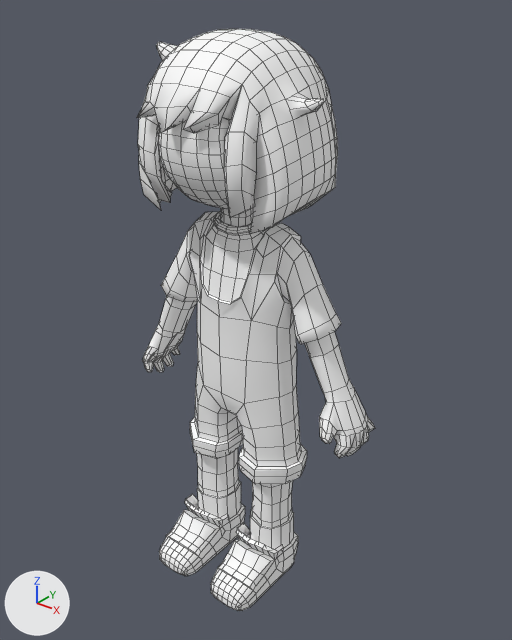
The Blender file Assets/_Art/Scenarios/lena-fb-swing/Models/SM_Zeke.blend: old version first, new version second.
Both versions are drawn from a 50 mm camera at (8.81, -10.73, 12.89) aimed at (0.14, 0.1, 6.17). The axes (+X, +Y, +Z) are drawn at lower left. The lights are the same throughout. Mesh edges are drawn as thin lines.

Objects in the first picture: 'ZEKE'.
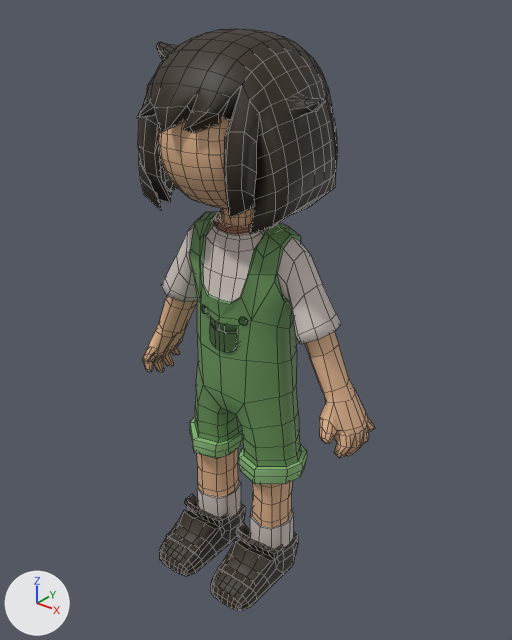
The newer file is also rescaled (x0.114) as a whole; pictures and numbers use the older file's frame.

Location of each change, (x1, y1, x2, y2) in pixels of the pictures (512 x 640 px):
```json
{"part": 1, "of": "me_mesh_001", "change": "added", "after": [210, 316, 238, 352], "on screen": "green"}
{"part": 2, "of": "me_mesh_001", "change": "added", "after": [239, 317, 248, 326]}
{"part": 3, "of": "me_mesh_001", "change": "recoloured", "before": [137, 29, 375, 611], "after": [137, 29, 375, 611]}
```

Edits to the scene script, one JSON object a line:
```json
{"op": "add", "block": "img_t_zekecolors_png", "code": ["img_t_zekecolors_png = load_image('T_ZekeColors.PNG', '../Textures/T_ZekeColors.PNG', 730, 303, 'sRGB')"]}
{"op": "add", "block": "mat_m_zeke", "code": ["mat_m_zeke = principled_material('M_Zeke')", "mat_m_zeke.texture = img_t_zekecolors_png", "mat_m_zeke.roughness = 0.553"]}
{"block": "me_mesh_001", "where": "# used by ob_zeke; location = (0.0, 0.0, 0.0); rotation_euler = (1.571, 0.0, 0.0), in degrees (90, 0, 0)"}
{"op": "remove", "block": "me_mesh_001", "code": "me_mesh_001.from_pydata(...)  # 2204 vertices, 2162 faces; spans x -3.07..3.04, y -0.14..12.03, z -1.69..2.02"}
{"op": "add", "block": "me_mesh_001", "code": "me_mesh_001.from_pydata(...)  # 2276 vertices, 2211 faces; spans x -3.07..3.04, y -0.14..12.03, z -1.69..2.02"}
{"block": "me_mesh_001", "change": "me_mesh_001 part 1: a new loose piece of 40 vertices spanning x -0.35..0.4, y 5.84..6.46, z 0.71..0.94, in mat_m_zeke (picture img_t_zekecolors_png)"}
{"block": "me_mesh_001", "change": "me_mesh_001 part 2: a new loose piece of 16 vertices spanning x 0.42..0.61, y 6.49..6.68, z 0.73..0.81, in mat_m_zeke (picture img_t_zekecolors_png)"}
{"block": "me_mesh_001", "change": "me_mesh_001 part 3: 2162 faces spanning x -3.07..3.04, y -0.14..12.03, z -1.69..2.02 switch from mat_standardsurface1 (white #ffffff) to mat_m_zeke (picture img_t_zekecolors_png)"}
```
